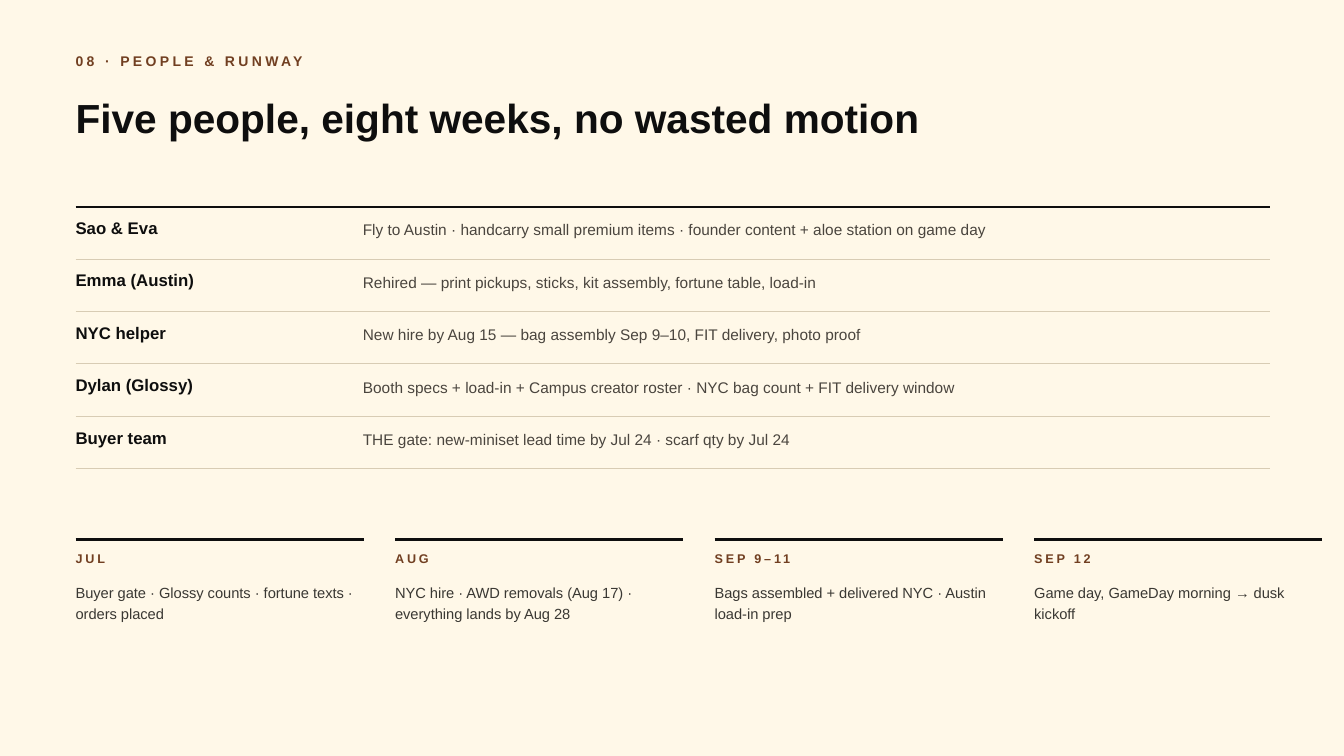
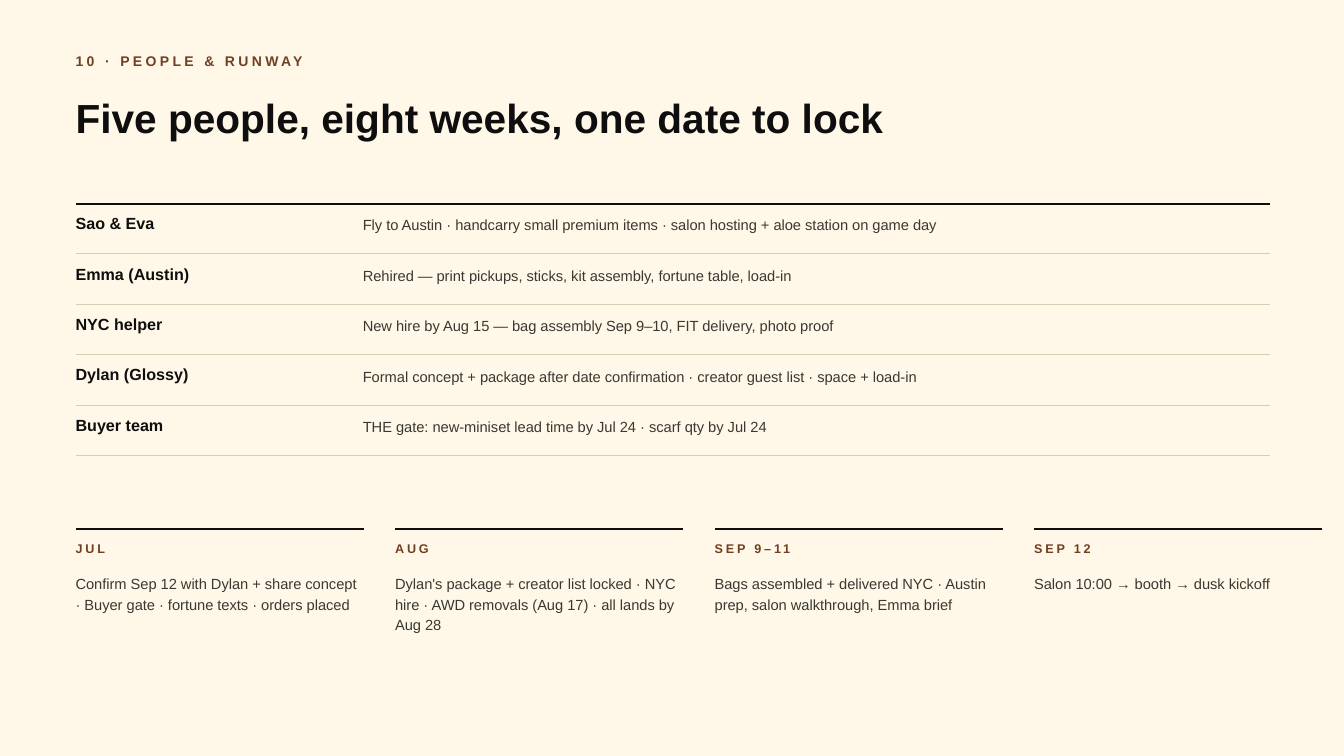
Before and after one commit to melinenguyen/cobasdaughter, a slide deck: slide 11 of glossy-gameday/glossy-september-deck.pptx (slide 9 before the commit). Drawn at 1344x756 pixels with LibreOffice and Linux fonts; fonts in the diff are those of the drawing. Boxes give left, top, right and bottom in pixels: in the first picture for what was removed or moved away, otherwise in the second. Text is boxed around its words. In the diff, an @@ line names an element or a change of style, - is before the commit and + after.

```diff
--- a/glossy-gameday/glossy-september-deck.pptx
+++ b/glossy-gameday/glossy-september-deck.pptx
@@ text at <box>76,103,883,141</box>: text changed @@
-Five people, eight weeks, no wasted motion
+Five people, eight weeks, one date to lock
@@ line moved from (76, 207) - (1270, 207) to (76, 204) - (1270, 204) @@
@@ text at <box>363,219,937,233</box>: text changed; size 11 to 10.5 pt; text colour #4A453E to #3A3833 @@
-Fly to Austin · handcarry small premium items · founder content + aloe station on game day
+Fly to Austin · handcarry small premium items · salon hosting + aloe station on game day
@@ line moved from (76, 259) - (1270, 259) to (76, 254) - (1270, 254) @@
@@ text at <box>636,320,673,333</box>: text changed @@
-08 · PEOPLE & RUNWAY
+10 · PEOPLE & RUNWAY
@@ text at <box>363,371,917,385</box>: text changed; size 11 to 10.5 pt; text colour #4A453E to #3A3833 @@
-Booth specs + load-in + Campus creator roster · NYC bag count + FIT delivery window
+Formal concept + package after date confirmation · creator guest list · space + load-in
@@ size 12 to 11.5 pt in 5 elements at <box>76,217,155,229</box>, <box>76,268,189,284</box>, <box>76,318,162,334</box>, <box>76,368,189,384</box>, <box>76,420,164,435</box> @@
@@ 9 texts, 7 lines: place and size @@
-9 texts, 7 lines at <box>76,312,1323,563</box>
+9 texts, 7 lines at <box>76,304,1323,553</box>
@@ size 11 to 10.5 pt, text colour #4A453E to #3A3833 in 3 elements at <box>363,270,792,284</box>, <box>363,320,833,334</box>, <box>363,421,766,435</box> @@
@@ line moved from (76, 469) - (1270, 469) to (76, 456) - (1270, 456) @@
@@ text at <box>76,578,356,613</box>: text changed @@
-Buyer gate · Glossy counts · fortune texts · orders placed
+Confirm Sep 12 with Dylan + share concept · Buyer gate · fortune texts · orders placed
@@ text at <box>395,578,676,633</box>: text changed @@
-NYC hire · AWD removals (Aug 17) · everything lands by Aug 28
+Dylan's package + creator list locked · NYC hire · AWD removals (Aug 17) · all lands by Aug 28
@@ text at <box>715,578,986,613</box>: text changed @@
-Bags assembled + delivered NYC · Austin load-in prep
+Bags assembled + delivered NYC · Austin prep, salon walkthrough, Emma brief
@@ text at <box>1034,578,1270,589</box>: text changed @@
-Game day, GameDay morning → dusk kickoff
+Salon 10:00 → booth → dusk kickoff
```
Also in this commit, not shown: 8 other slides changed, 3 slides added, 1 slide removed, 1 other file.
